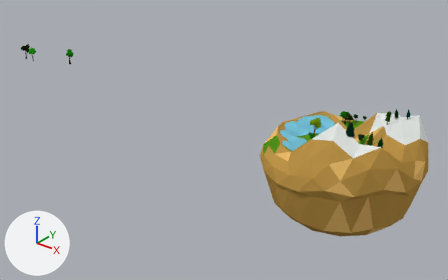
Two versions of the Blender file LowPolyIsland/LowPolyIsland.blend, one commit apart.
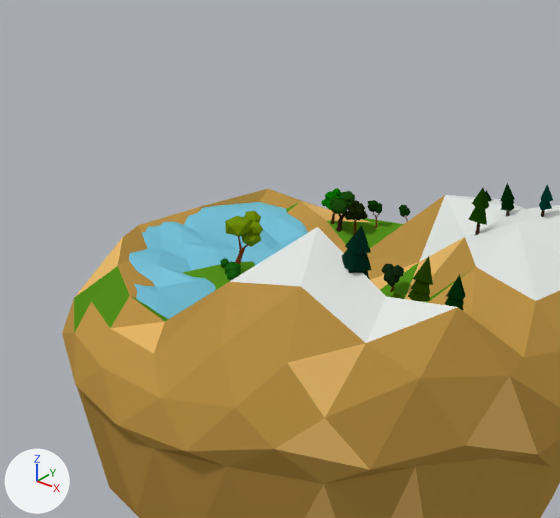
Each version is shown whole from a 50 mm camera at (3.06, -6.12, 3.54) aimed at (-1.98, 0.18, -0.36), then close up on the part from 54% to 92% of the width and 19% to 76% of the height. The lights are fixed; the arrows at lower left show +X, +Y and +Z.

The first close-up shows 'CTree01', 'CTree02', 'Icosphere', 'Plane', 'Tree01', 'Tree04', 'Tree3'.
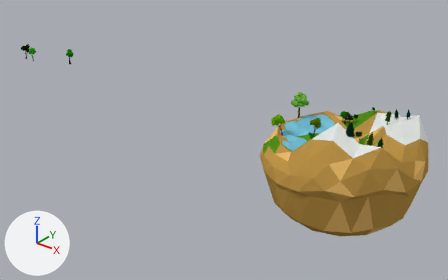
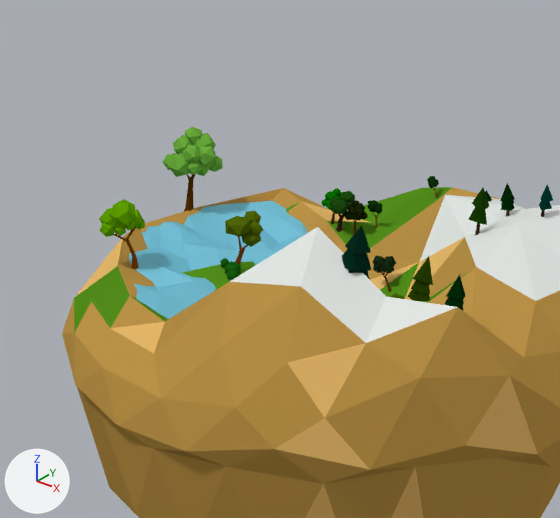
The change, as a diff of the scene's bpy script:
```diff
--- a/LowPolyIsland/LowPolyIsland.blend.py
+++ b/LowPolyIsland/LowPolyIsland.blend.py
@@ mat_tree4leaves_002 @@
+mat_tree4leaves_002 = diffuse_material('Tree4Leaves.002')
+mat_tree4leaves_002.base_color = (0.12, 0.376, 0.0)  # green #61a500
@@ mat_tree4trunk_001 @@
+mat_tree4trunk_001 = diffuse_material('Tree4trunk.001')
+mat_tree4trunk_001.base_color = (0.214, 0.0582, 0.000467)  # brown #7f4402
@@ mat_tree2leaves_001 @@
+mat_tree2leaves_001 = diffuse_material('Tree2Leaves.001')
+mat_tree2leaves_001.base_color = (0.156, 0.429, 0.049)  # green #6eaf3f
@@ me_icosphere @@
 me_icosphere.from_pydata(...)  # 162 vertices, 320 faces; spans x -1.0..1.0, y -1.0..1.0, z -0.72..0.75
 # used by ob_icosphere; location = (0.0, 0.0, 0.0)
-me_icosphere.vertices[83].co = (0.03, 0.86, 0.22)
-me_icosphere.vertices[120].co = (-0.14, 0.95, 0.16)
-me_icosphere.vertices[60].co = (-0.69, 0.68, 0.27)  # pixel (267, 188)
+# me_icosphere part 1
+me_icosphere.vertices[83].co = (0.03, 0.86, 0.4)  # pixel (452, 187)
+me_icosphere.vertices[120].co = (-0.14, 0.95, 0.33)  # pixel (421, 187)
+# me_icosphere part 2
+me_icosphere.vertices[60].co = (-0.68, 0.81, 0.23)  # pixel (283, 188)
 me_icosphere.materials.append(mat_land1)
@@ me_cylinder_004 @@
+me_cylinder_004.from_pydata(...)  # 242 vertices, 318 faces; spans x -6.82..2.24, y -7.51..3.86, z -0.13..4.1
+# faces by material slot: [118, 200]
+me_cylinder_004.materials.append(mat_tree4trunk_001)  # brown #7f4402
+me_cylinder_004.materials.append(mat_tree4leaves_002)  # green #61a500
@@ me_icosphere_001 @@
+me_icosphere_001.from_pydata(...)  # 246 vertices, 336 faces; spans x -7.43..0.04, y -2.06..2.16, z -1.93..2.45
+# faces by material slot: [280, 56]
+me_icosphere_001.materials.append(mat_tree2leaves_001)  # green #6eaf3f
+me_icosphere_001.materials.append(mat_tree4trunk)  # brown #613401
@@ ob_tree01 @@
 ob_tree01 = bpy.data.objects.new('Tree01', me_cylinder_025)
-ob_tree01.location = (-0.07, 0.728, 0.244)
+ob_tree01.location = (-0.007, 0.821, 0.353)
 ob_tree01.rotation_euler = (-0.261, -0.23, 0.865)  # degrees (-15, -13, 50)
@@ ob_tree04 @@
 ob_tree04.location = (0.161, 0.124, 0.263)
-ob_tree04.rotation_euler = (0.265, -0.00727, 13.4)  # degrees (15, -0.4, 48)
+ob_tree04.rotation_euler = (0.265, -0.00727, 11.24)  # degrees (15, -0.4, 284)
 ob_tree04.scale = (0.00778, 0.00778, 0.036)
@@ ob_tree04_001 @@
+ob_tree04_001 = bpy.data.objects.new('Tree04.001', me_cylinder_004)
+ob_tree04_001.location = (-0.753, -0.192, 0.222)
+ob_tree04_001.rotation_euler = (0.0932, -0.0309, 12.43)  # degrees (5.3, -1.8, 352)
+ob_tree04_001.scale = (0.0148, 0.0148, 0.0686)
@@ ob_tree02_001 @@
+ob_tree02_001 = bpy.data.objects.new('Tree02.001', me_icosphere_001)
+ob_tree02_001.location = (-0.888, 0.398, 0.191)
+ob_tree02_001.rotation_euler = (0.605, -4.822, 16.45)  # degrees (35, -276, 223)
+ob_tree02_001.scale = (0.0503, 0.0503, 0.0503)
```

Location of each change, (x1, y1, x2, y2) in pixels of the close-ups (560 x 518 px; the box of a moved part takes in the faces that stretch with it):
'Icosphere', reshaped
    before: (62, 189, 560, 518)
    after: (62, 187, 560, 518)
'Tree02.001', added (green)
    after: (163, 127, 223, 211)
    faces in mat_tree2leaves_001 (green #6eaf3f): (163, 127, 223, 177)
    faces in mat_tree4trunk (brown #613401): (184, 174, 195, 211)
'Tree04.001', added (green)
    after: (99, 199, 145, 269)
    faces in mat_tree4leaves_002 (green #61a500): (99, 199, 145, 237)
    faces in mat_tree4trunk_001 (brown #7f4402): (113, 227, 139, 269)
'Tree04', turned
    before: (382, 264, 404, 292)
    after: (372, 255, 396, 292)
'Tree01', moved
    before: (399, 205, 410, 222)
    after: (427, 176, 439, 198)
part 1 of me_icosphere, moved or reshaped
    before: (362, 218, 400, 224)
    after: (347, 187, 500, 224)
part 2 of me_icosphere, moved or reshaped
    before: (201, 189, 319, 209)
    after: (201, 188, 329, 210)
